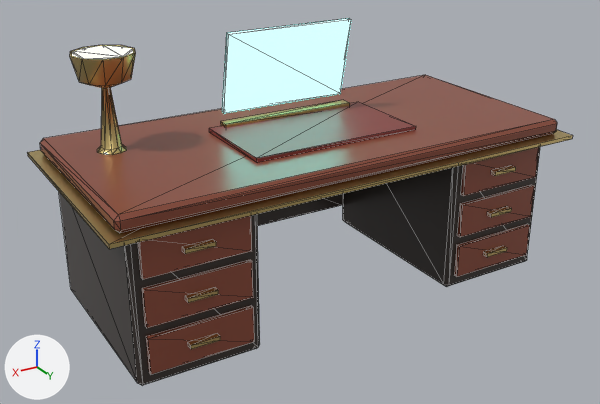
An edit to the glTF model maze3d/kits/executive/models/ex_desk.glb, drawn before and after from the same camera.
Rendered twice from a 50 mm camera at (2.09, 3.4, 2.15) aimed at (0.08, 0.05, 0.47). The axes (+X, +Y, +Z) are drawn at lower left. The lights are the same throughout. The first picture is the older version. Mesh edges are drawn as thin lines.

In view in the first picture: 'ex_desk'.
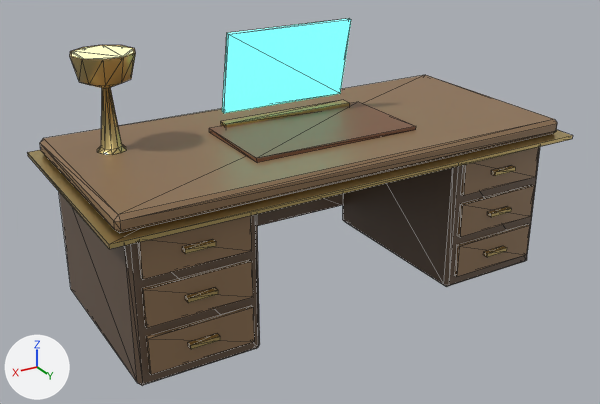
What differs and where, as boxes [x1, y1, x2, y2] in the pictures (600 x 404 px):
'ex_desk', recoloured, surface changed: [40, 19, 558, 385] in both

What changed in the scene script:
```text
Change mat_rosewood:
    mat_rosewood.base_color: (0.26, 0.07, 0.04) -> (0.27, 0.165, 0.085)  # brown #8b4b38 -> brown #8e7152
    mat_rosewood.roughness: 0.3 -> 0.45
Change mat_ebony:
    mat_ebony.base_color: (0.045, 0.035, 0.03) -> (0.13, 0.085, 0.055)  # dark grey #3c3530 -> brown #655242
Change mat_leather:
    mat_leather.base_color: (0.24, 0.04, 0.035) -> (0.21, 0.09, 0.045)  # red #863835 -> brown #7e553c
    mat_leather.roughness: 0.42 -> 0.45
Change mat_holo:
    mat_holo.emission_color: (0.211, 1.0, 0.895) -> (0.167, 1.0, 0.764)  # cyan #7ffff3 -> cyan #72ffe2
    mat_holo.emission_strength: 2.85 -> 1.08
Change mat_amber:
    mat_amber.emission_color: (1.0, 0.66, 0.22) -> (1.0, 0.62, 0.22)  # beige #ffd481 -> beige #ffce81
    mat_amber.emission_strength: 3.2 -> 1.7
```
